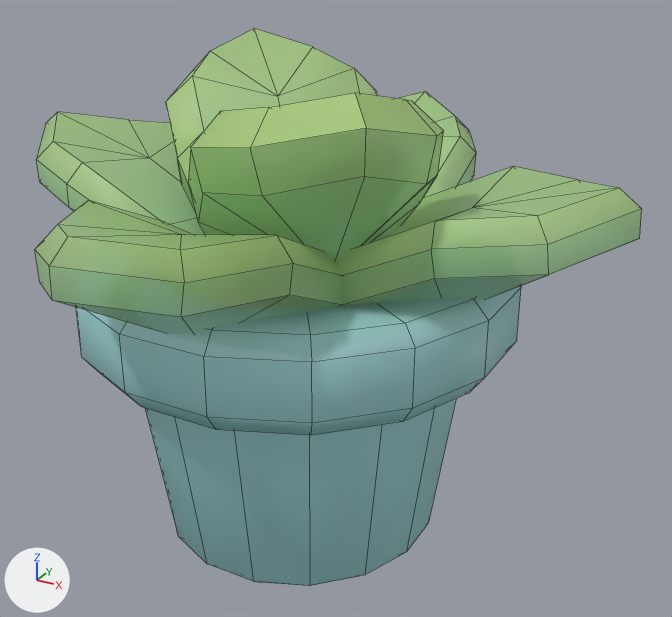
A saved change to the FBX model Assets/Models/TinyTreats Bathroom/plant.fbx.
One viewpoint serves both versions: a camera (50 mm lens) standing at (0.575, -0.946, 0.8) and looking at (0.043, 0.022, 0.316). Lighting does not change. The marker at lower left points along +X, +Y and +Z. Mesh edges are drawn as thin lines. Objects named as collision shapes, trigger or cutter boxes, shadow casters or lower levels of detail are left out. Where no turn or scale is listed for an object, it has been applied to the vertices.

In view in the first picture: 'plant'.
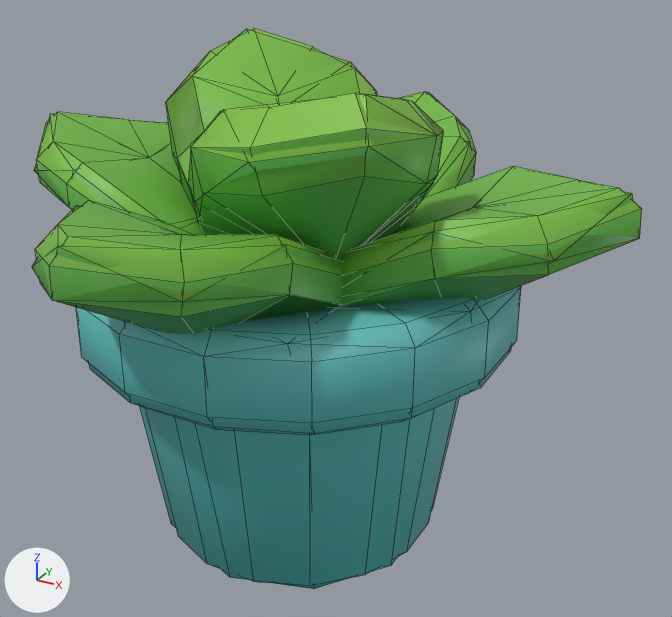
Where the change shows, as pixel boxes (x1, y1, x2, y2) in the pictures (672 x 617 px):
'plant', surface changed: (35, 28, 642, 586) in both
'plant_LOD1', added: after (32, 29, 639, 589)

Diff of the bpy script that builds the scene:
```diff
--- a/Assets/Models/TinyTreats Bathroom/plant.fbx.py
+++ b/Assets/Models/TinyTreats Bathroom/plant.fbx.py
@@ img_tiny_treats_texture_1_png @@
-img_tiny_treats_texture_1_png = load_image('tiny_treats_texture_1.png', 'tiny_treats_texture_1.png', 1024, 1024, 'Non-Color')
+img_tiny_treats_texture_1_png = load_image('tiny_treats_texture_1.png', 'tiny_treats_texture_1.png', 1024, 1024, 'sRGB')
@@ mat_tiny_treats_1 @@
 n0 = _N.new('ShaderNodeBsdfPrincipled'); n0.name = 'Principled BSDF'
 n2 = _N.new('ShaderNodeTexImage'); n2.name = 'Image Texture'
 n2.image = img_tiny_treats_texture_1_png
-n3 = _N.new('ShaderNodeTexImage'); n3.name = 'Image Texture.001'
-n3.image = img_tiny_treats_texture_1_png
 _L.new(n2.outputs[0], n0.inputs[0])  # 'Color' to 'Base Color'
-_L.new(n3.outputs[0], n0.inputs[4])  # 'Color' to 'Alpha'
 _L.new(n0.outputs[0], n1.inputs[0])  # 'BSDF' to 'Surface'
+_L.new(n2.outputs[1], n0.inputs[4])  # 'Alpha' to 'Alpha'
@@ me_plant_001 @@
+me_plant_001.from_pydata(...)  # 199 vertices, 291 faces; spans x -0.411..0.411, y -0.411..0.411, z 0.0..0.635
+me_plant_001.materials.append(mat_tiny_treats_1)  # picture img_tiny_treats_texture_1_png
@@ ob_plant_lod1 @@
+ob_plant_lod1 = bpy.data.objects.new('plant_LOD1', me_plant_001)
+ob_plant_lod1.location = (0.0, 0.0, 0.0)
```
